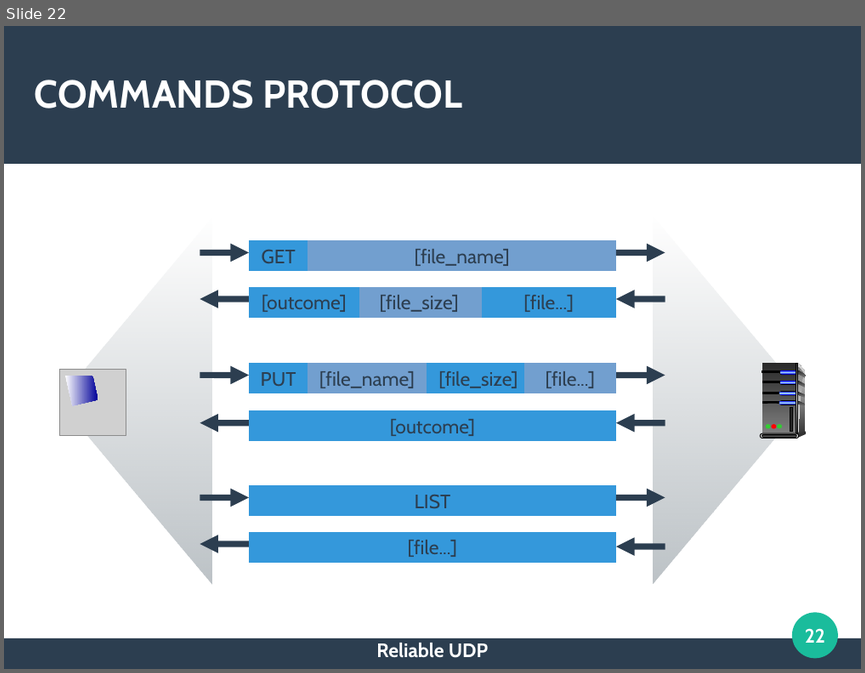
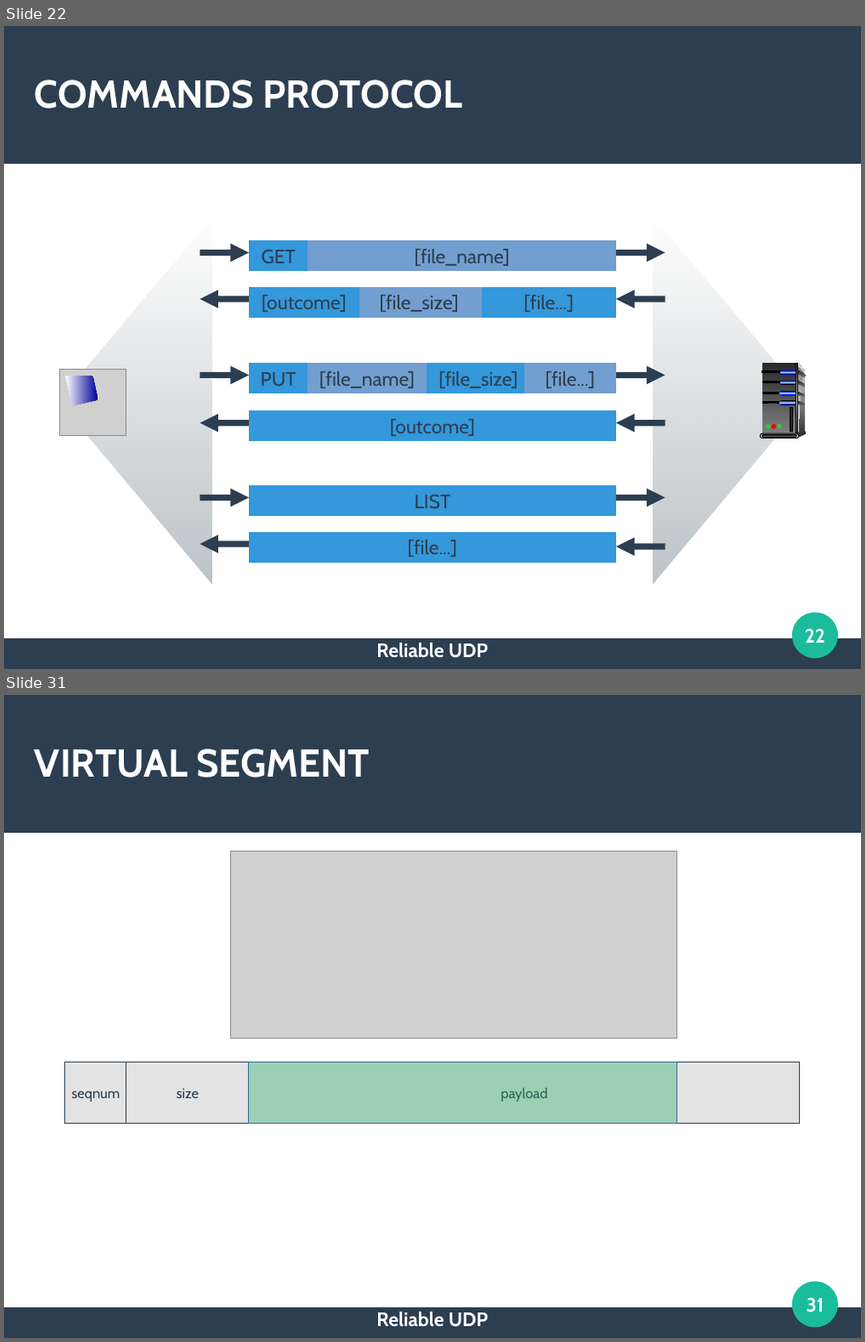
Before and after one commit to RedRum2/reliable-udp, a slide deck: doc/Presentation.odp. Shown one above the other, each under a label of ours: slide 22 before the commit, slides 22 and 31 after it; the slides between them are not shown. The pictures are 865x673 and 865x1342 pixels, drawn with LibreOffice and Linux fonts; fonts in the diff are those of the drawing; grey boxes stand for pictures. Boxes give left, top, right and bottom in pixels: in the first picture for what was removed or moved away, otherwise in the second. Text is boxed around its words. In the diff, an @@ line names an element or a change of style, - is before the commit and + after.

```diff
--- a/doc/Presentation.odp
+++ b/doc/Presentation.odp
@@ slide 31 added at [4, 695, 861, 1338], background #FFFFFF; not listed: 3 template elements that a slide beside it also shows @@
@@ title added at [35, 749, 370, 777], 36 pt, text #FFFFFF, bold @@
+VIRTUAL SEGMENT
@@ picture added at [230, 851, 677, 1038] @@
@@ rectangle added at [65, 1062, 800, 1123], fill #FFFFFF, outline #2C3E50 0 pt @@
@@ rectangle added at [65, 1062, 127, 1123], fill #E3E3E3, outline #2C3E50 0 pt, 13 pt, text #2C3E50 @@
+seqnum
@@ rectangle added at [126, 1062, 248, 1123], fill #E3E3E3, outline #2C3E50 0 pt, 13 pt, text #2C3E50 @@
+size
@@ rectangle added at [249, 1062, 800, 1123], fill #E3E3E3, outline #2C3E50 0 pt, 13 pt, text #2C3E50 @@
+payload
@@ rectangle added at [249, 1062, 677, 1123], fill #27AE60 at 37% opacity, outline #3465A4 0 pt @@
@@ page number added at [806, 1297, 824, 1312], 18 pt, text #FFFFFF, bold @@
+31
@@ text added at [376, 1311, 488, 1327], 18 pt, text #FFFFFF, bold @@
+Reliable UDP
```
Also in this commit, not shown: 10 slides changed, 40 other slides added, 1 slide removed, 26 other files.
